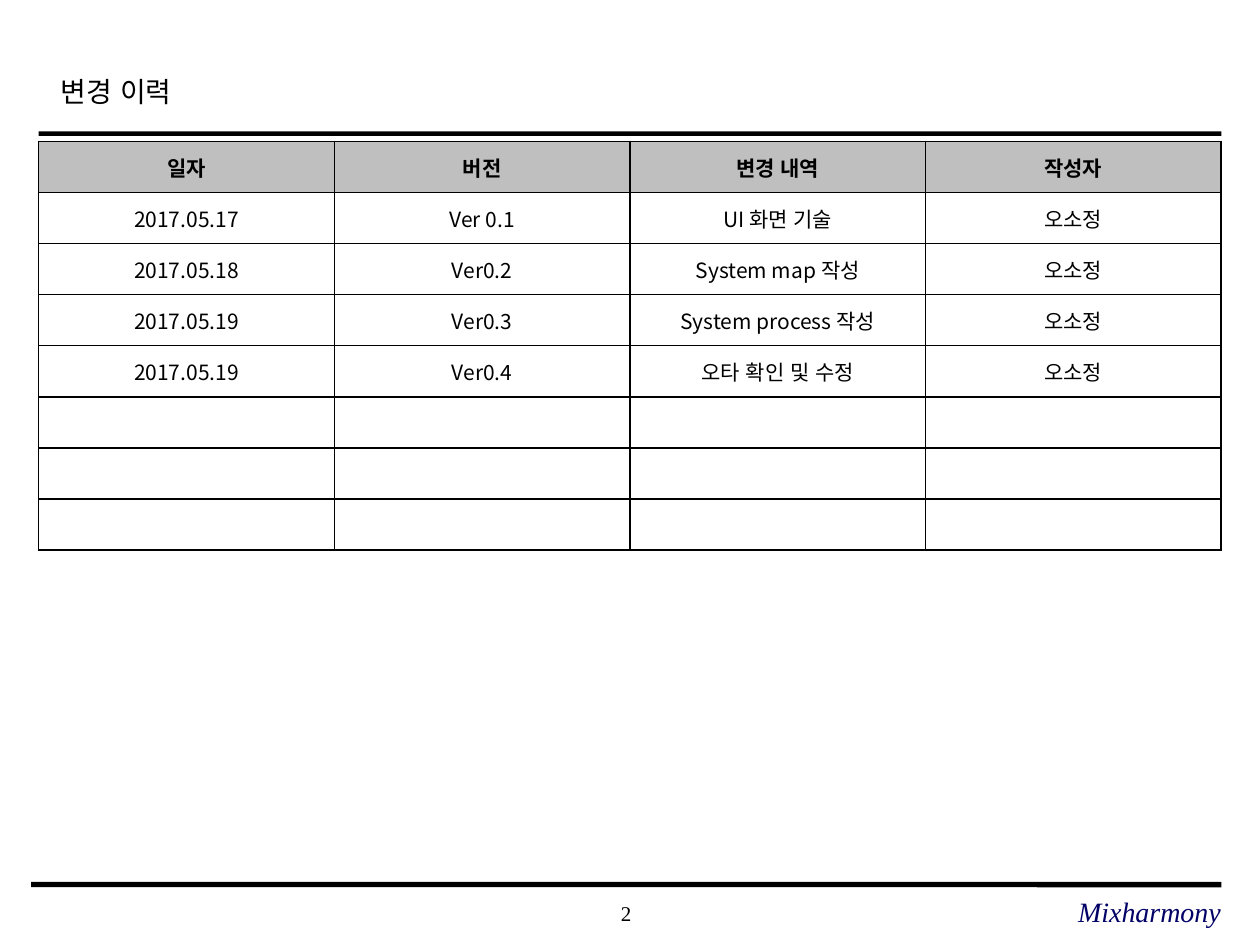
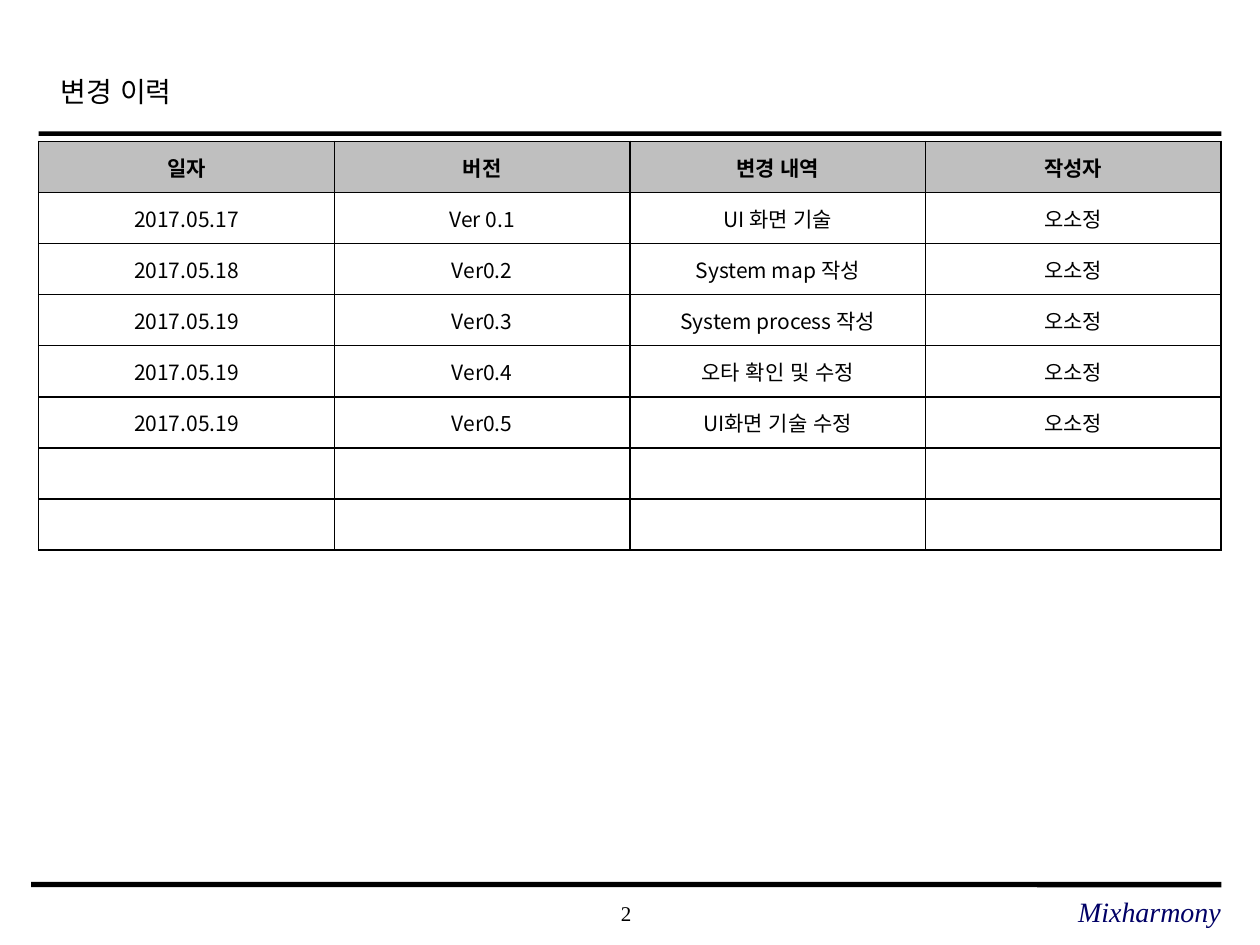
Before and after one commit to SE-admin/SE2017_2_mixharmony, a slide deck: slide 2 of doc/3_ 설계서/UI Design Template.pptx. Drawn at 1260x945 pixels with LibreOffice and Linux fonts; fonts in the diff are those of the drawing; background and template pictures are left out. Boxes give left, top, right and bottom in pixels: in the first picture for what was removed or moved away, otherwise in the second. Text is boxed around its words. In the diff, an @@ line names an element or a change of style, - is before the commit and + after.

Commit message:
#863 ui화면기술 수정

```diff
--- a/doc/3_ 설계서/UI Design Template.pptx
+++ b/doc/3_ 설계서/UI Design Template.pptx
@@ table at (39,141,1223,549) @@
+row 6: 2017.05.19 | Ver0.5 | UI화면 기술 수정 | 오소정
-row 8:  |  |  | 
```
Also in this commit, not shown: 2 other slides changed.
